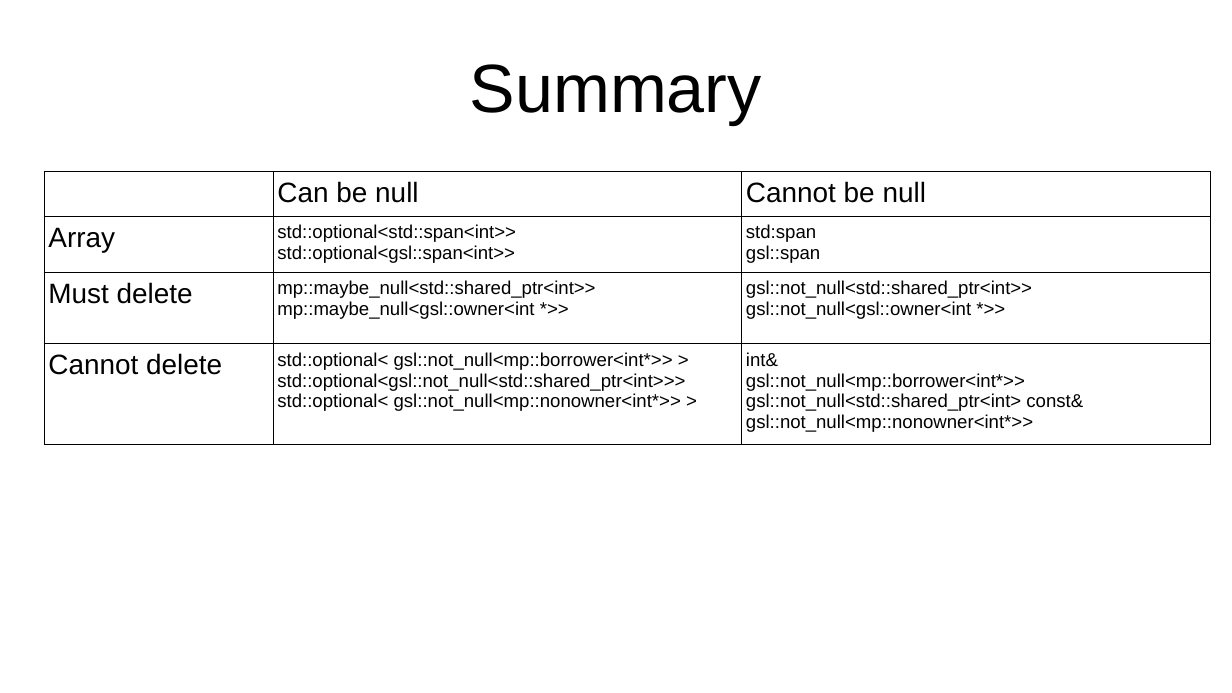
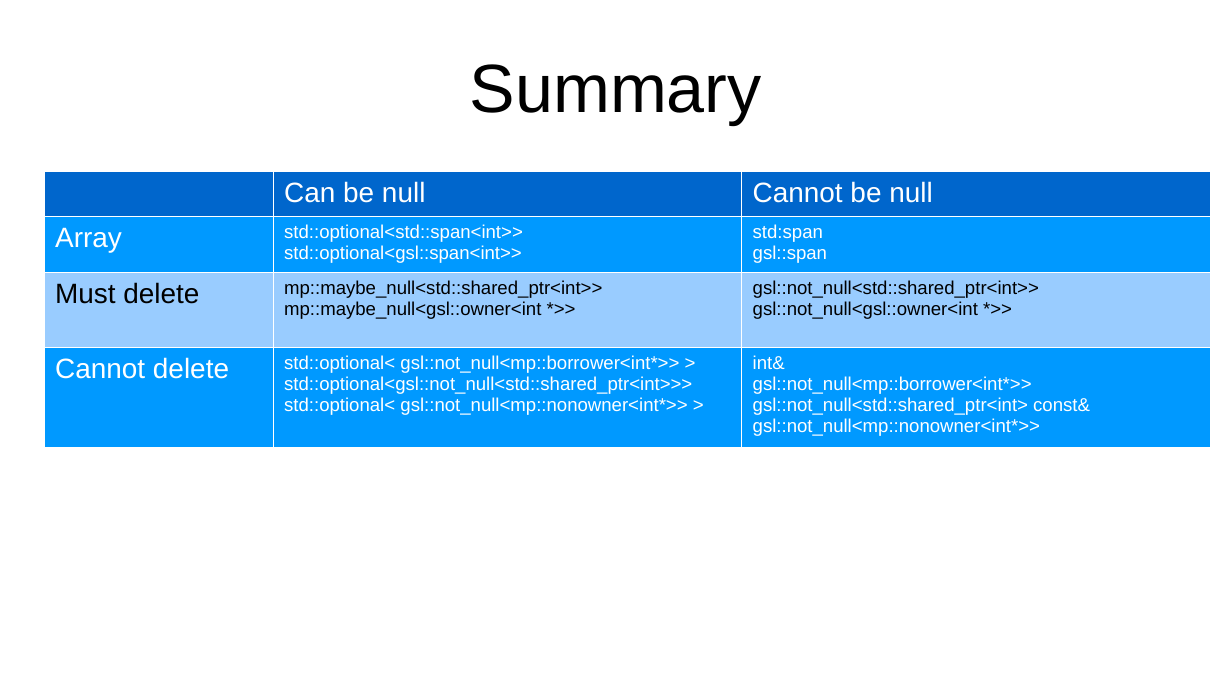
Before and after one commit to marcpawl/nullptr, a slide deck: slide 60 of slideshow.odp (slide 53 before the commit). Drawn at 1232x693 pixels with LibreOffice and Linux fonts; fonts in the diff are those of the drawing. Boxes give left, top, right and bottom in pixels: in the first picture for what was removed or moved away, otherwise in the second. Text is boxed around its words. In the diff, an @@ line names an element or a change of style, - is before the commit and + after.

```diff
--- a/slideshow.odp
+++ b/slideshow.odp
@@ table at <box>44,172,1210,440</box> @@
@@ fill none to #0066CC in 2 cells @@
@@ fill none to #0099FF in 6 cells @@
@@ fill none to #99CCFF in row 3 @@
@@ text colour #000000 to #FFFFFF in "Can be null", "Cannot be null", "Array", "std::optional<std::span<int>> std::optional<gsl::span<int>>" and 7 more places @@
@@ borders changed @@
```
Also in this commit, not shown: 19 other slides changed, 7 slides added, 1 other file.
